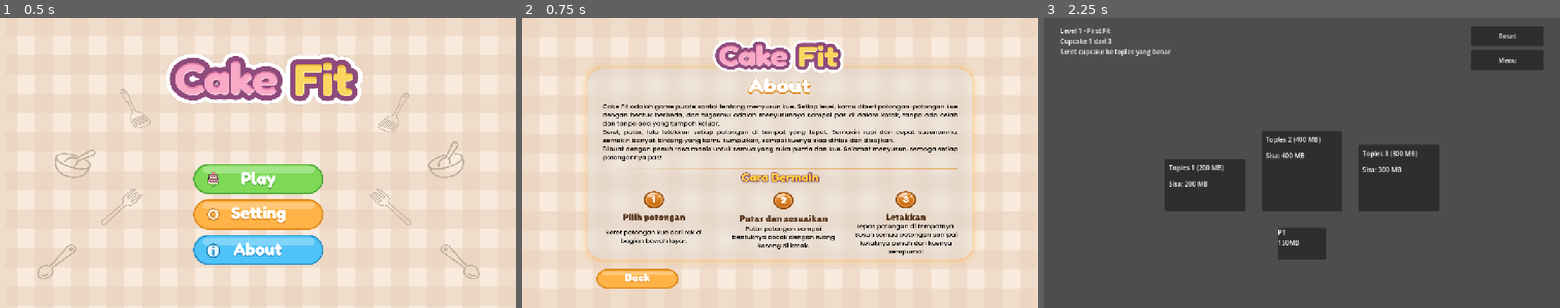
Above: before the commit, frames 1-3 (left to right).
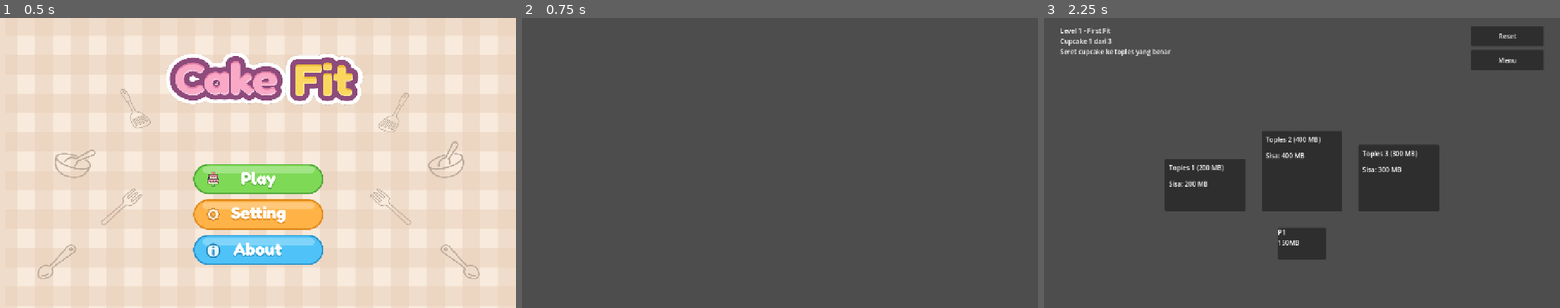
Above: after the commit, the same moments.

Repository: IkmalFirmansyah/cakefit
Game: Godot game, scene res://main_menu.tscn
Same seed, same stepped clock (60 frames per second), same inputs: the game is played once before the commit and once after it.
Inputs (mouse positions are in pixels of both pictures, inside the frame that each line leads up to; where the layout moved, square brackets give the same spot in the first picture):
- Up to frame 1 (0.5 s): no input
- Up to frame 2 (0.75 s): click "ABOUT" at 0.5 s
- Up to frame 3 (2.25 s): click (1152, 276) [1157, 279] at 1.25 s; click (1296, 171) at 2 s

Frame 1 is identical in both runs. In frame 2, 99% of the frame differs, in the area x 0-100%, y 0-100%; in frame 3, nothing differs.

Commit message:
revisi tampilan about

Diff:
--- a/about.tscn
+++ b/about.tscn
@@ -1,17 +1,18 @@
 [gd_scene format=3 uid="uid://d2b035sojg1lu"]
 
-[ext_resource type="Script" uid="uid://lil4bh3obsvl" path="res://about.gd" id="1_pp48r"]
-[ext_resource type="Texture2D" uid="uid://cb3urheotby1o" path="res://Tampilan About.png" id="2_k56y8"]
+[ext_resource type="Script" uid="uid://lil4bh3obsvl" path="res://about.gd" id="1_k56y8"]
+[ext_resource type="Texture2D" uid="uid://d3kxbm0m18n0x" path="res://Assets/Cupcake/Tampilan About (1).png" id="2_k56y8"]
+[ext_resource type="Texture2D" uid="uid://bwy16bw3t622e" path="res://Assets/Cupcake/Tombol Back.png" id="3_h6umi"]
 
-[sub_resource type="StyleBoxEmpty" id="StyleBoxEmpty_2y0t1"]
+[sub_resource type="StyleBoxEmpty" id="StyleBoxEmpty_rceul"]
 
-[sub_resource type="StyleBoxEmpty" id="StyleBoxEmpty_hhjeg"]
+[sub_resource type="StyleBoxEmpty" id="StyleBoxEmpty_pp48r"]
 
-[sub_resource type="StyleBoxEmpty" id="StyleBoxEmpty_nko1m"]
+[sub_resource type="StyleBoxEmpty" id="StyleBoxEmpty_4jyoo"]
 
-[sub_resource type="StyleBoxEmpty" id="StyleBoxEmpty_8urnq"]
+[sub_resource type="StyleBoxEmpty" id="StyleBoxEmpty_2dx06"]
 
-[sub_resource type="StyleBoxEmpty" id="StyleBoxEmpty_d0u8c"]
+[sub_resource type="StyleBoxEmpty" id="StyleBoxEmpty_ar8dh"]
 
 [node name="About" type="Control" unique_id=206117999]
 layout_mode = 3
@@ -32,16 +33,25 @@
 texture = ExtResource("2_k56y8")
 expand_mode = 1
 
-[node name="Button" type="Button" parent="." unique_id=2027473356]
+[node name="TextureRect2" type="TextureRect" parent="." unique_id=1199379017]
 layout_mode = 0
-offset_left = 184.0
-offset_top = 621.0
-offset_right = 389.0
-offset_bottom = 673.0
-theme_override_styles/normal = SubResource("StyleBoxEmpty_2y0t1")
-theme_override_styles/pressed = SubResource("StyleBoxEmpty_hhjeg")
-theme_override_styles/hover = SubResource("StyleBoxEmpty_nko1m")
-theme_override_styles/disabled = SubResource("StyleBoxEmpty_8urnq")
-theme_override_styles/focus = SubResource("StyleBoxEmpty_d0u8c")
+offset_left = 173.0
+offset_top = 617.0
+offset_right = 353.82
+offset_bottom = 667.0
+texture = ExtResource("3_h6umi")
+expand_mode = 1
+
+[node name="Button" type="Button" parent="." unique_id=2097354263]
+layout_mode = 0
+offset_left = 174.0
+offset_top = 616.0
+offset_right = 352.0
+offset_bottom = 667.0
+theme_override_styles/normal = SubResource("StyleBoxEmpty_rceul")
+theme_override_styles/pressed = SubResource("StyleBoxEmpty_pp48r")
+theme_override_styles/hover = SubResource("StyleBoxEmpty_4jyoo")
+theme_override_styles/disabled = SubResource("StyleBoxEmpty_2dx06")
+theme_override_styles/focus = SubResource("StyleBoxEmpty_ar8dh")
 
 [connection signal="pressed" from="Button" to="." method="_on_button_pressed"]
Not shown: 1 places in about.tscn that only renumber resources
